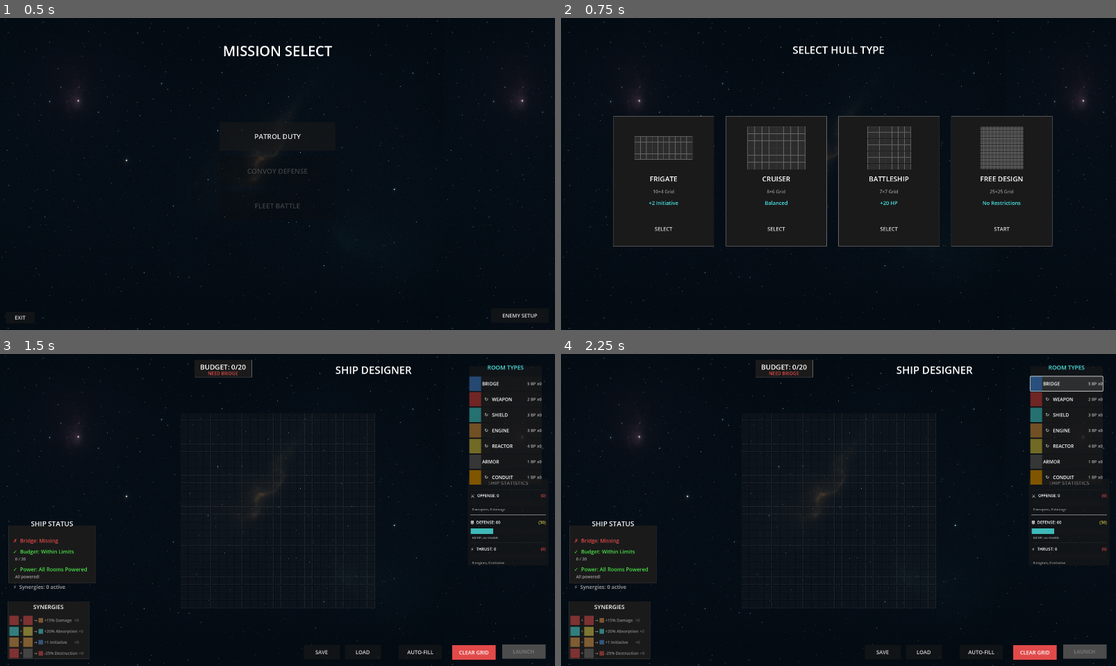
Above: before the commit, frames 1-4 (two rows, left to right).
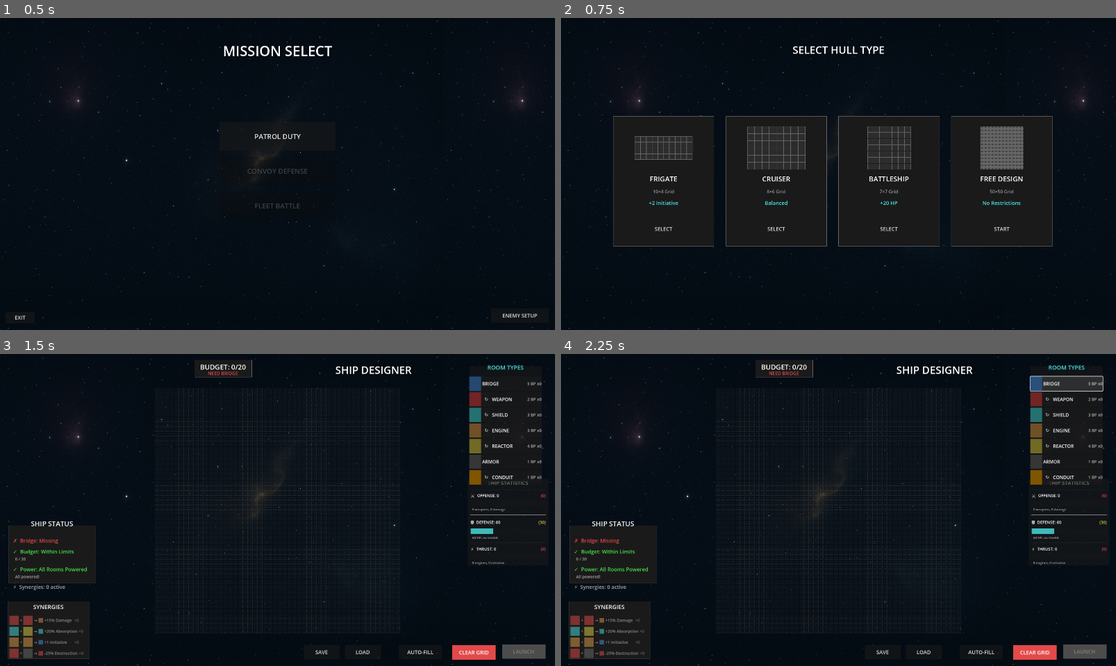
Above: after the commit, the same moments.

Repository: cautiouskurns/Startship-Designer
Game: Godot game, scene res://scenes/mission/MissionSelect.tscn
Two runs of this game, one before a commit and one after it. Both use one fixed random seed, a clock stepped at 60 frames per second and the inputs below. Sound files missing from this copy of the repository are replaced by a short silence.
Inputs (mouse positions are in pixels of both pictures, inside the frame that each line leads up to):
- Up to frame 1 (0.5 s): no input
- Up to frame 2 (0.75 s): click "PATROL DUTY" at 0.5 s
- Up to frame 3 (1.5 s): click "START" at 1.25 s
- Up to frame 4 (2.25 s): click (1066, 385) at 2 s

Frame 1 is identical in both runs. In frame 2, 0.4% of the frame differs, in the area x 75-84%, y 34-57%; in frame 3, 0.6%, in the area x 27-73%, y 10-90%; in frame 4, 0.6%.

Commit message:
feat: Implement drag-to-place functionality for conduits and update grid dimensions for Free Design mode

Diff:
--- a/scripts/designer/ShipDesigner.gd
+++ b/scripts/designer/ShipDesigner.gd
@@ -540,6 +540,17 @@
 		# Hide cost indicator when not hovering or no room selected
 		cost_indicator.visible = false
 
+## Handle input before GUI processing (Feature 2.1 - conduit drag completion)
+func _input(event: InputEvent):
+	# Feature 2.1: Detect mouse release to complete conduit drag placement
+	# Use _input instead of _unhandled_input to catch release before GUI consumes it
+	if event is InputEventMouseButton:
+		if event.button_index == MOUSE_BUTTON_LEFT and not event.pressed:
+			if is_dragging_conduit:
+				_complete_drag_placement()
+				get_viewport().set_input_as_handled()
+				return
+
 ## Handle keyboard and mouse input
 func _unhandled_input(event: InputEvent):
 	# Mouse wheel for zoom
@@ -576,6 +587,7 @@
 	ship_grid.position = Vector2(960, 540) + pan_offset
 
 ## Handle tile left-click - place selected room type from palette (Phase 7.1/7.3 - shaped rooms with rotation)
+## Feature 2.1: Conduits use drag-to-place instead of single-click
 func _on_tile_clicked(x: int, y: int):
 	var tile = ship_grid.get_tile_at(x, y)
 	if not tile:
@@ -583,6 +595,16 @@
 
 	# If no room type selected from palette, do nothing
 	if selected_room_type == RoomData.RoomType.EMPTY:
+		return
+
+	# Feature 2.1: Start drag-to-place mode for conduits
+	if selected_room_type == RoomData.RoomType.CONDUIT:
+		# Start dragging from this tile
+		is_dragging_conduit = true
+		drag_start_tile = tile
+		drag_current_line = [Vector2i(x, y)]
+		# Show initial preview on start tile
+		_update_drag_preview()
 		return
 
 	# Get shape for selected room type with current rotation (Phase 7.3)
@@ -683,11 +705,20 @@
 	update_palette_availability()
 
 ## Handle tile hover - show preview (Phase 7.2/7.3 - per-tile mixed preview states with rotation)
+## Feature 2.1: Update drag line when dragging conduits
 func _on_tile_hovered(tile: GridTile):
 	hovered_tile = tile
 
 	# Only show preview if room type is selected
 	if selected_room_type == RoomData.RoomType.EMPTY:
+		return
+
+	# Feature 2.1: Update drag line for conduits
+	if is_dragging_conduit and drag_start_tile:
+		# Calculate new drag line from start to current tile
+		drag_current_line = _calculate_drag_line(drag_start_tile.grid_x, drag_start_tile.grid_y, tile.grid_x, tile.grid_y)
+		# Update preview
+		_update_drag_preview()
 		return
 
 	# Get shape for selected room type with current rotation (Phase 7.3)
@@ -730,6 +761,152 @@
 					preview_tile.clear_preview()
 
 	hovered_tile = null
+
+## Feature 2.1: Calculate drag line from start to end position (horizontal OR vertical, not diagonal)
+func _calculate_drag_line(start_x: int, start_y: int, end_x: int, end_y: int) -> Array[Vector2i]:
+	var line: Array[Vector2i] = []
+
+	# Calculate deltas
+	var dx = abs(end_x - start_x)
+	var dy = abs(end_y - start_y)
+
+	# Determine if line is more horizontal or vertical
+	if dx >= dy:
+		# Horizontal line (lock Y to start_y)
+		var min_x = min(start_x, end_x)
+		var max_x = max(start_x, end_x)
+		for x in range(min_x, max_x + 1):
+			line.append(Vector2i(x, start_y))
+	else:
+		# Vertical line (lock X to start_x)
+		var min_y = min(start_y, end_y)
+		var max_y = max(start_y, end_y)
+		for y in range(min_y, max_y + 1):
+			line.append(Vector2i(start_x, y))
+
+	return line
+
+## Feature 2.1: Update drag preview - show valid/invalid state for all tiles in line
+func _update_drag_preview():
+	# Clear all tile previews first
+	for tile in ship_grid.get_all_tiles():
+		tile.clear_preview()
+
+	# Show preview on each tile in drag line
+	for pos in drag_current_line:
+		if not ship_grid.is_in_bounds(pos.x, pos.y):
+			continue
+
+		var tile = ship_grid.get_tile_at(pos.x, pos.y)
+		if not tile:
+			continue
+
+		# Check if this specific tile can have a conduit placed on it
+		var tile_empty = not tile.is_occupied()
+		var can_afford = (current_budget + RoomData.get_cost(RoomData.RoomType.CONDUIT) * drag_current_line.size()) <= max_budget
+
+		# Show cyan if valid, red if blocked
+		if tile_empty and can_afford:
+			tile.show_valid_preview()
+		else:
+			tile.show_invalid_preview()
+
+## Feature 2.1: Place a single conduit at given position
+func _place_single_conduit(x: int, y: int) -> bool:
+	# Check if we can place a conduit here
+	if not ship_grid.is_in_bounds(x, y):
+		return false
+
+	var tile = ship_grid.get_tile_at(x, y)
+	if not tile or tile.is_occupied():
+		return false
+
+	# Check budget
+	if current_budget + RoomData.get_cost(RoomData.RoomType.CONDUIT) > max_budget:
+		return false
+
+	# Create and place conduit
+	var conduit_scene = room_scenes.get(RoomData.RoomType.CONDUIT)
+	if not conduit_scene:
+		return false
+
+	var conduit: Room = conduit_scene.instantiate()
+	conduit.room_type = RoomData.RoomType.CONDUIT
+	conduit.room_id = next_room_id
+	next_room_id += 1
+
+	# Place on tile
+	tile.set_occupying_room(conduit, true)
+	conduit.add_occupied_tile(tile)
+
+	# Add to tracking
+	placed_rooms.append(conduit)
+
+	return true
+
+## Feature 2.1: Complete drag placement - place all conduits in line
+func _complete_drag_placement():
+	if drag_current_line.is_empty():
+		_clear_drag_state()
+		return
+
+	# Validate entire line before placing any
+	var can_place_all = true
+	for pos in drag_current_line:
+		if not ship_grid.is_in_bounds(pos.x, pos.y):
+			can_place_all = false
+			break
+
+		var tile = ship_grid.get_tile_at(pos.x, pos.y)
+		if not tile or tile.is_occupied():
+			can_place_all = false
+			break
+
+	# Check total budget
+	var total_cost = RoomData.get_cost(RoomData.RoomType.CONDUIT) * drag_current_line.size()
+	if current_budget + total_cost > max_budget:
+		can_place_all = false
+
+	# Place all or flash red
+	if can_place_all:
+		# Place each conduit
+		for pos in drag_current_line:
+			_place_single_conduit(pos.x, pos.y)
+
+		# Update displays
+		_update_budget_display()
+		update_all_power_states()
+		update_palette_counts()
+		update_palette_availability()
+		_update_ship_status()
+		_update_ship_stats()
+		update_synergies()
+
+		# Play success sound
+		AudioManager.play_room_lock()
+	else:
+		# Flash red on invalid placement
+		for pos in drag_current_line:
+			if ship_grid.is_in_bounds(pos.x, pos.y):
+				var tile = ship_grid.get_tile_at(pos.x, pos.y)
+				if tile:
+					tile._play_flash_red()
+
+		# Play failure sound
+		AudioManager.play_failure()
+
+	# Clear drag state
+	_clear_drag_state()
+
+## Feature 2.1: Clear drag state and previews
+func _clear_drag_state():
+	is_dragging_conduit = false
+	drag_start_tile = null
+	drag_current_line.clear()
+
+	# Clear all tile previews
+	for tile in ship_grid.get_all_tiles():
+		tile.clear_preview()
 
 ## Update room counts on palette panel (Phase 7.1 - count room instances, not tiles)
 func update_palette_counts():
--- a/scripts/designer/ShipGrid.gd
+++ b/scripts/designer/ShipGrid.gd
@@ -5,12 +5,12 @@
 
 ## Grid dimensions (Phase 10.1 - made dynamic for hull selection)
 # Default dimensions for FREE DESIGN mode
-const DEFAULT_FREE_DESIGN_WIDTH: int = 25
-const DEFAULT_FREE_DESIGN_HEIGHT: int = 25
+const DEFAULT_FREE_DESIGN_WIDTH: int = 50
+const DEFAULT_FREE_DESIGN_HEIGHT: int = 50
 
 var GRID_WIDTH: int = 8
 var GRID_HEIGHT: int = 6
-const TILE_SIZE = 25
+const TILE_SIZE = 15
 const TILE_SPACING = 2  # Gap between tiles in pixels
 
 ## Phase 10.4: Valid tile positions for shaped hulls
